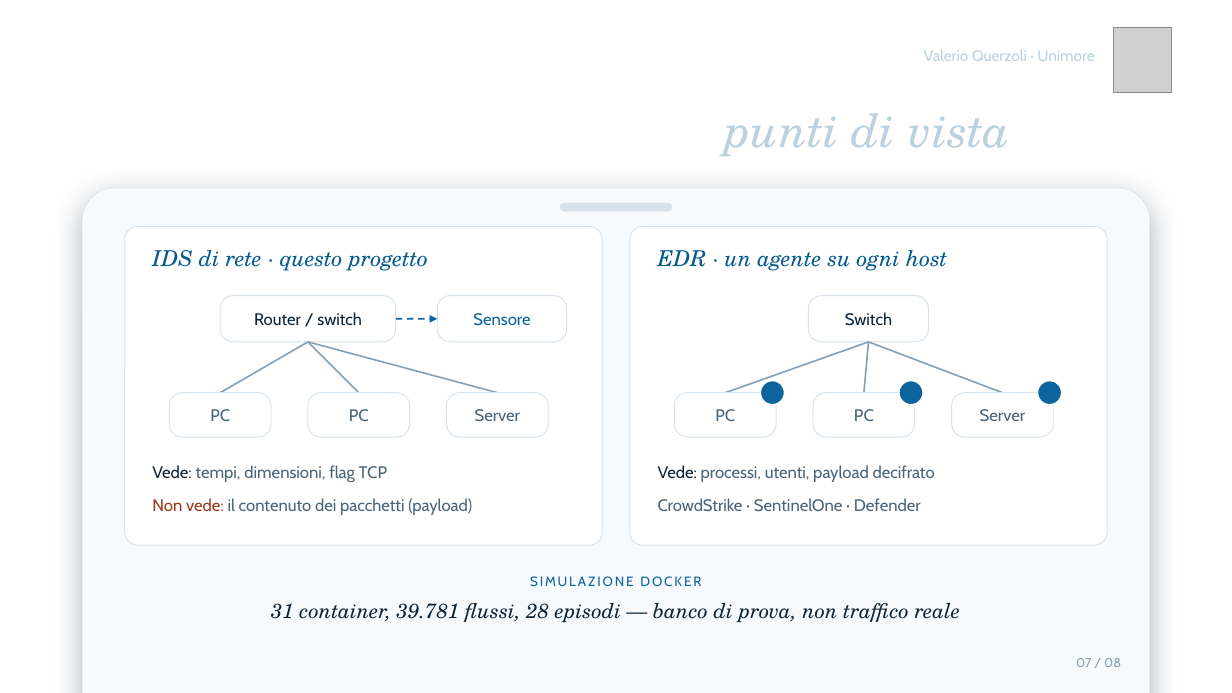
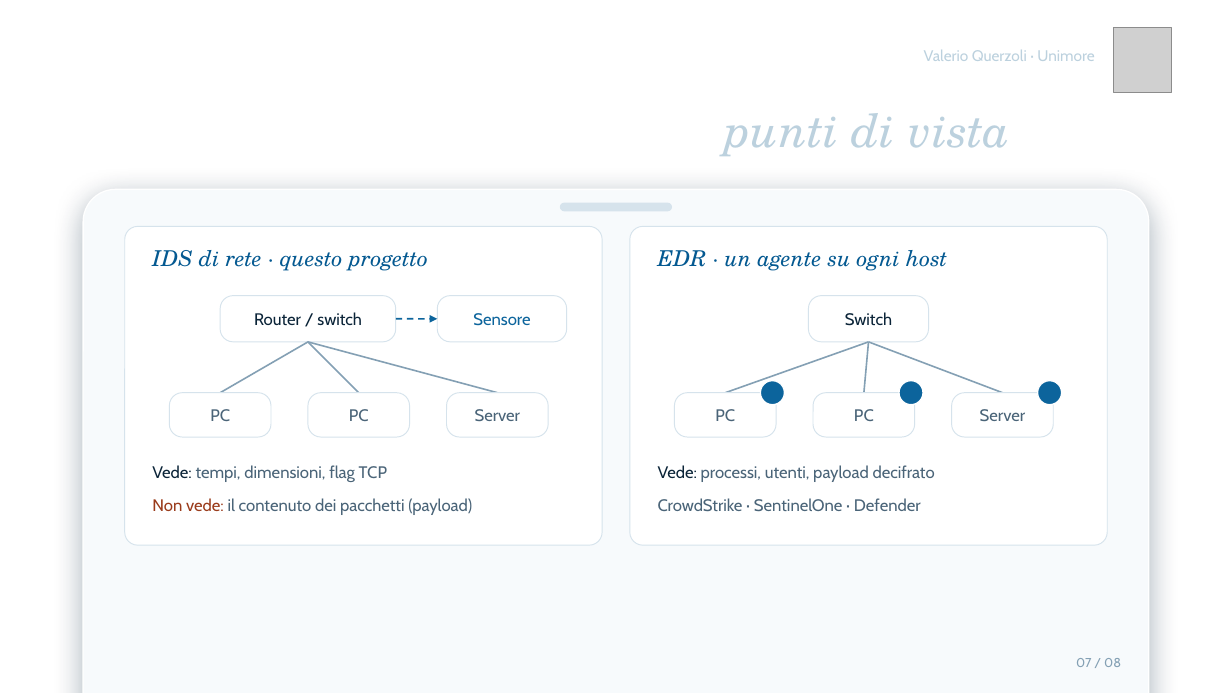
Before and after one commit to ValerioQuerzoli/hybrid-network-ids, a slide deck: slide 7 of slides/presentazione_design_origin_v2.pptx. Drawn at 1232x693 pixels with LibreOffice and Linux fonts; fonts in the diff are those of the drawing; grey boxes stand for pictures; background and template pictures are left out. Boxes give left, top, right and bottom in pixels: in the first picture for what was removed or moved away, otherwise in the second. Text is boxed around its words. In the diff, an @@ line names an element or a change of style, - is before the commit and + after.

Commit message:
Slide: versione originale con correzioni e tre grafici semplici
- Dati: caption 'etichette corrette + righe rimosse', split casuale,
  grafico dei flussi per famiglia (scala log)
- Modelli: riga sull'ensemble di autoencoder
- Cascata: istogramma dell'errore di ricostruzione con soglia p99
- Risultati: asterischi su Infiltration e Heartbleed, nota sui limiti
- Bilancio: grafico della soglia regolabile (p99 / p99,9)
- Conclusione: limiti completi e EDR come sviluppo futuro
- Tolti i riferimenti alla simulazione Docker (slide e README)
PDF rigenerato dal PPTX.

```diff
--- a/slides/presentazione_design_origin_v2.pptx
+++ b/slides/presentazione_design_origin_v2.pptx
@@ text removed at [530,576,701,586] @@
-SIMULAZIONE DOCKER
@@ text removed at [271,603,961,622] @@
-31 container, 39.781 flussi, 28 episodi — banco di prova, non traffico reale
```
Also in this commit, not shown: 6 other slides changed, 2 other files.
